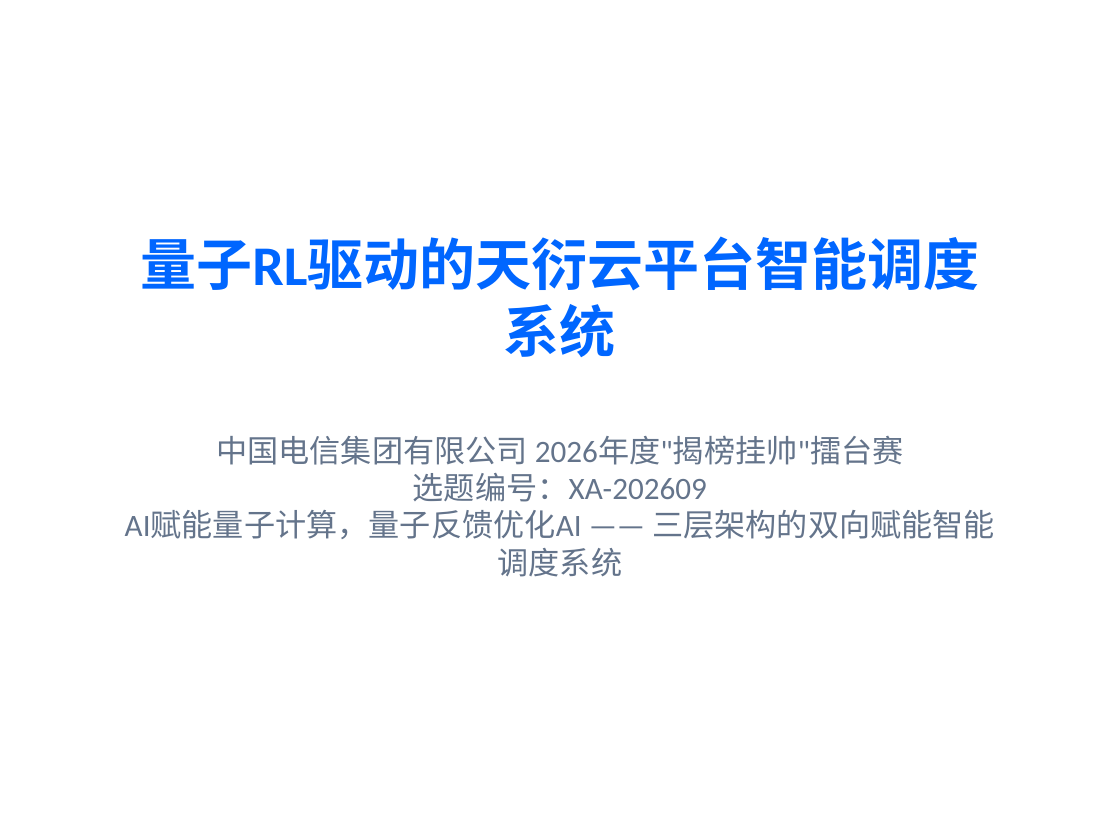
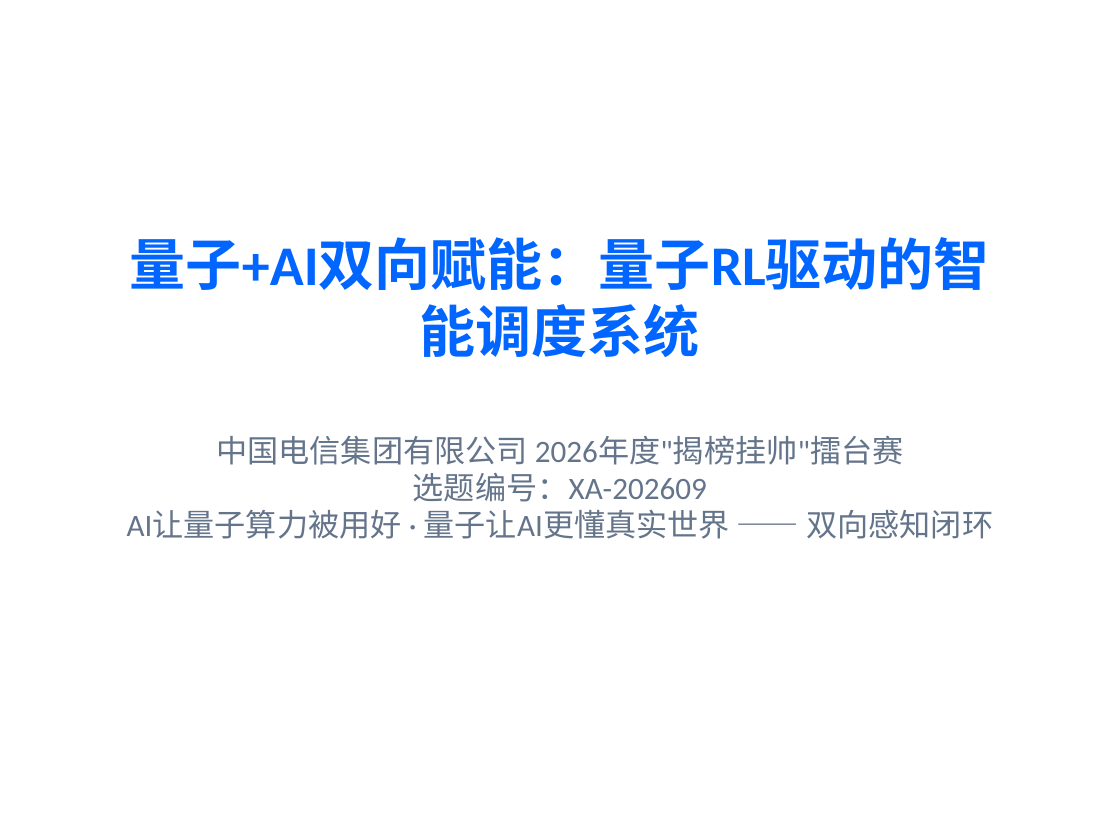
Before and after one commit to xiabai2008/quantum-rl-scheduler, a slide deck: slide 1 of deliverable_models/答辩PPT.pptx. Drawn at 1120x840 pixels with LibreOffice and Linux fonts; fonts in the diff are those of the drawing. Boxes give left, top, right and bottom in pixels: in the first picture for what was removed or moved away, otherwise in the second. Text is boxed around its words. In the diff, an @@ line names an element or a change of style, - is before the commit and + after.

Commit message:
docs: 答辩PPT按新叙事重构 - 双向赋能标题/感知闭环/金融场景/可信度主张
基于 defense_narrative_v1 + industry_case_finance_v1 重写PPT内容:
- P1封面: '量子+AI双向赋能'+金句'AI让量子算力被用好,量子让AI更懂真实世界'
- P2问题定义: 从'利用噪声优化鲁棒性'改为'赛题双向赋能闭环'
- P3方案: '双向感知闭环'框架
- P4: QEM标注'动作位预留'(与实现一致)
- P5: 补统计协议(双检验/28组Bonferroni/CI/功效)
- P8: 噪声敏感性评估(负向机制叙事, N=25配对p=2.98e-08)
- P15: 工程化与可信度(3720/3741+数字门禁+统计协议)
- P16: 替换价值量化为金融行业场景(量子金融风险计算)
- P18: 补双向赋能/利用率/真机验证/真实客户4问答
- 清理: 10,950/375,950/3717/突发洪峰/鲁棒性残留全清

```diff
--- a/deliverable_models/答辩PPT.pptx
+++ b/deliverable_models/答辩PPT.pptx
@@ text at box(130, 237, 990, 290): text changed @@
-量子RL驱动的天衍云平台智能调度系统
+量子+AI双向赋能：量子RL驱动的智能调度系统
@@ text at box(127, 436, 993, 539): text changed @@
-中国电信集团有限公司 2026年度"揭榜挂帅"擂台赛
-选题编号：XA-202609
-AI赋能量子计算，量子反馈优化AI —— 三层架构的双向赋能智能调度系统
+中国电信集团有限公司 2026年度"揭榜挂帅"擂台赛
+选题编号：XA-202609
+AI让量子算力被用好 · 量子让AI更懂真实世界 —— 双向感知闭环
```
Also in this commit, not shown: 8 other slides changed, 1 slide added, 1 slide removed, 1 other file.
